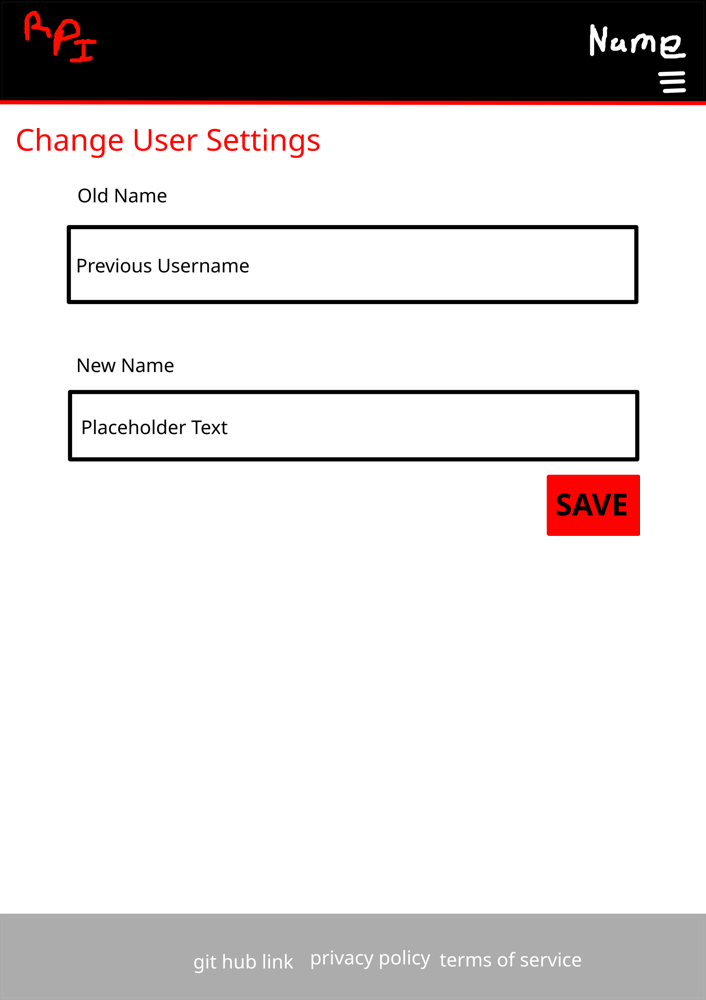
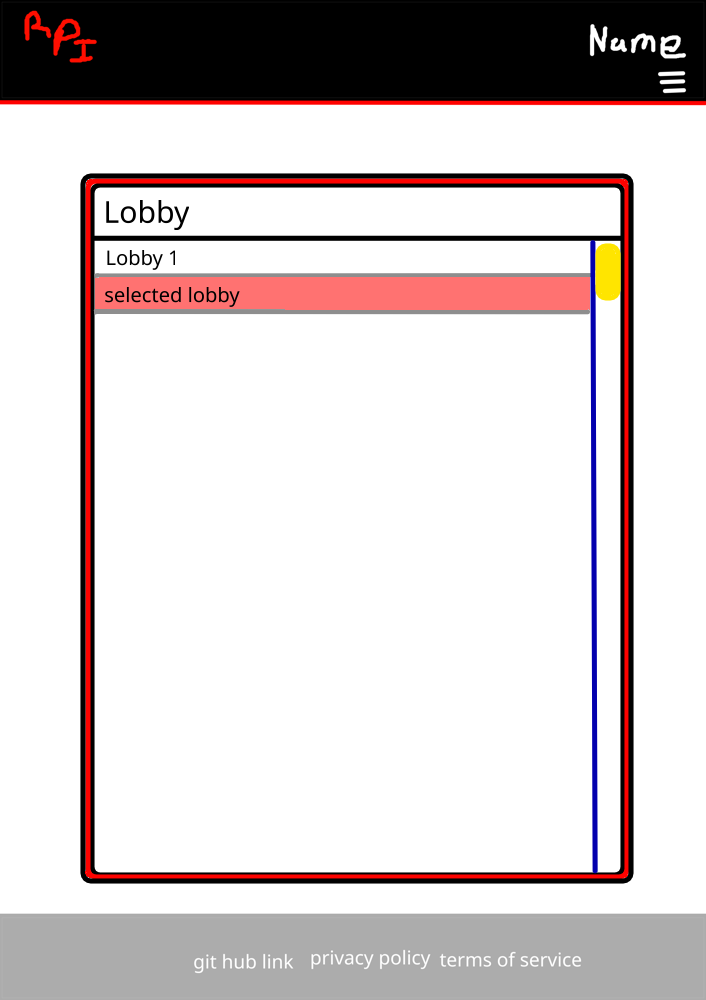
Layered file, before and after one edit (706x1000). Changes by layer:
added layer "Paint Layer 1 Merged" above "selector comments" over [64, 128, 640, 884]
hid "User Settings", painted on it over [17, 128, 640, 576]
painted on "Background Merged" over [17, 128, 640, 884]
